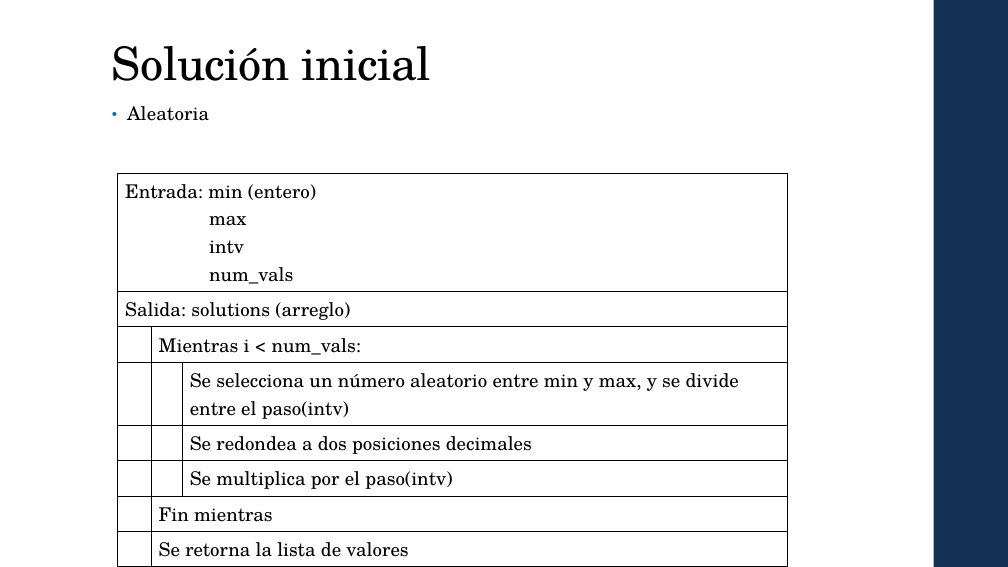
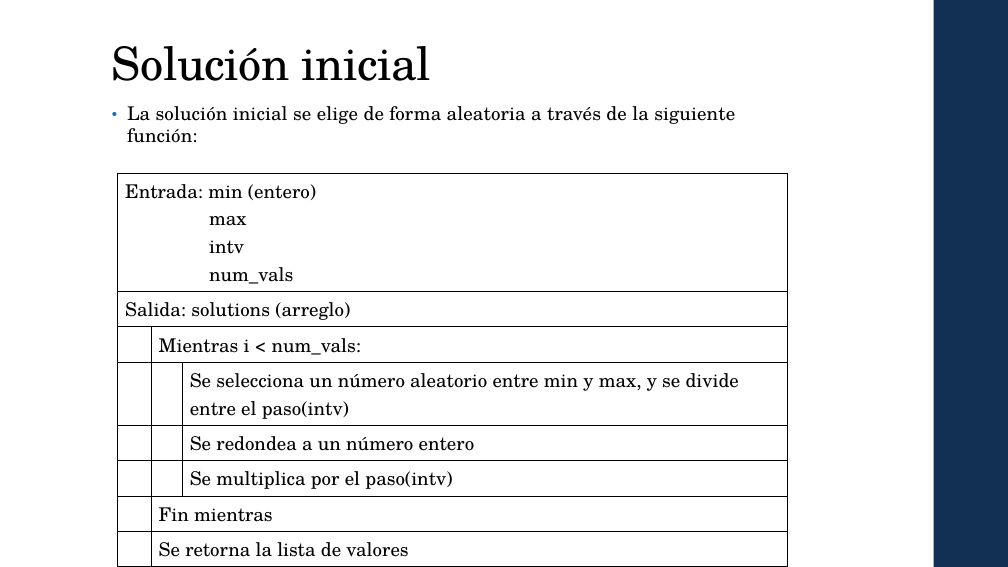
Before and after one commit to Javy011021/prediccion1, a slide deck: slide 4 of ppt/MH_Laura_Javier T2.pptx. Drawn at 1008x567 pixels with LibreOffice and Linux fonts; fonts in the diff are those of the drawing. Boxes give left, top, right and bottom in pixels: in the first picture for what was removed or moved away, otherwise in the second. Text is boxed around its words. In the diff, an @@ line names an element or a change of style, - is before the commit and + after.

```diff
--- a/ppt/MH_Laura_Javier T2.pptx
+++ b/ppt/MH_Laura_Javier T2.pptx
@@ text at (127,106,735,143): text changed @@
-• Aleatoria
+• La solución inicial se elige de forma aleatoria a través de la siguiente función:
@@ table at (118,173,788,561) @@
-row 5, column 3: Se redondea a dos posiciones decimales
+row 5, column 3: Se redondea a un número entero
```
Also in this commit, not shown: 5 other slides changed, 5 slides added, 5 slides removed, 2 other files.
